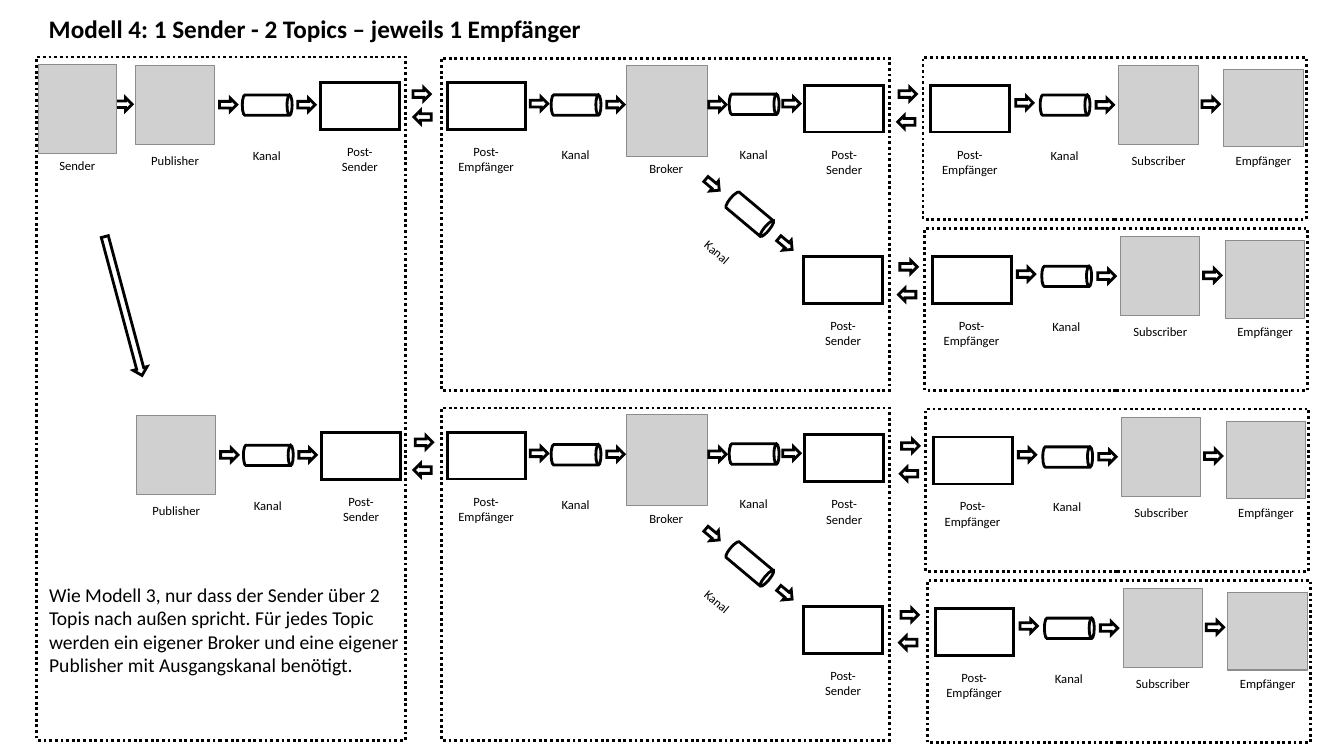
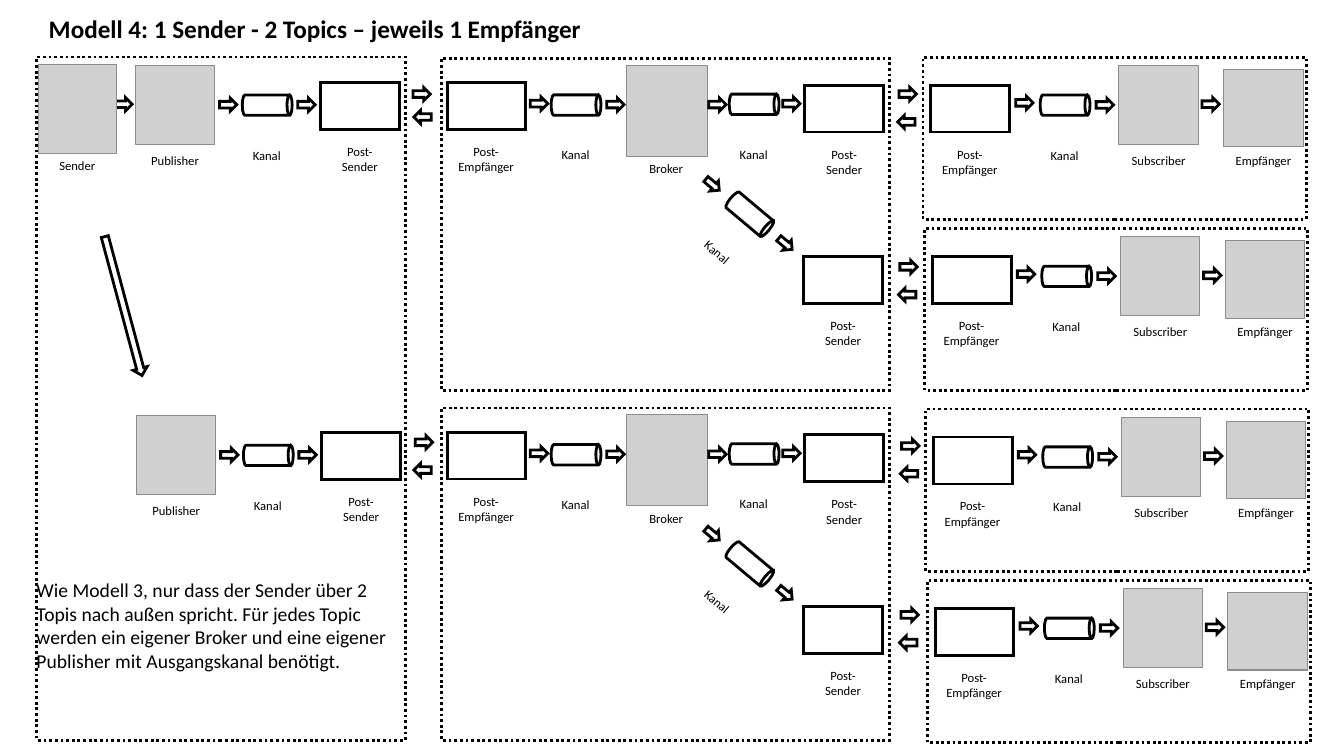
Before and after one commit to StefSchneider/Unternehmensfaehigkeiten, a slide deck: slide 13 of Dokumentation/Grafiken Unternehmensfähigkeiten.pptx. Drawn at 1344x756 pixels with LibreOffice and Linux fonts; fonts in the diff are those of the drawing; grey boxes stand for pictures. Boxes give left, top, right and bottom in pixels: in the first picture for what was removed or moved away, otherwise in the second. Text is boxed around its words. In the diff, an @@ line names an element or a change of style, - is before the commit and + after.

```diff
--- a/Dokumentation/Grafiken Unternehmensfähigkeiten.pptx
+++ b/Dokumentation/Grafiken Unternehmensfähigkeiten.pptx
@@ text "Wie Modell 3, nur dass ...": place and size @@
-text "Wie Modell 3, nur dass ..." at (49, 588, 399, 676)
+text "Wie Modell 3, nur dass ..." at (36, 583, 386, 672)
```
Also in this commit, not shown: 1 other slide changed, 1 slide added.
